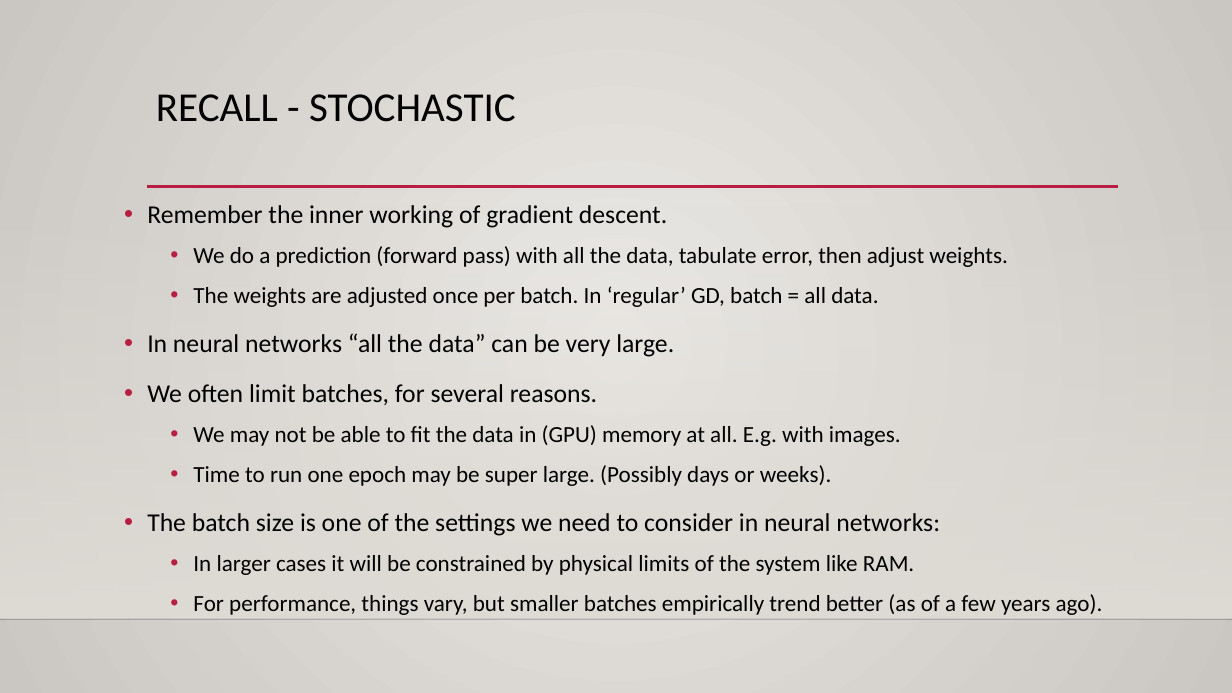
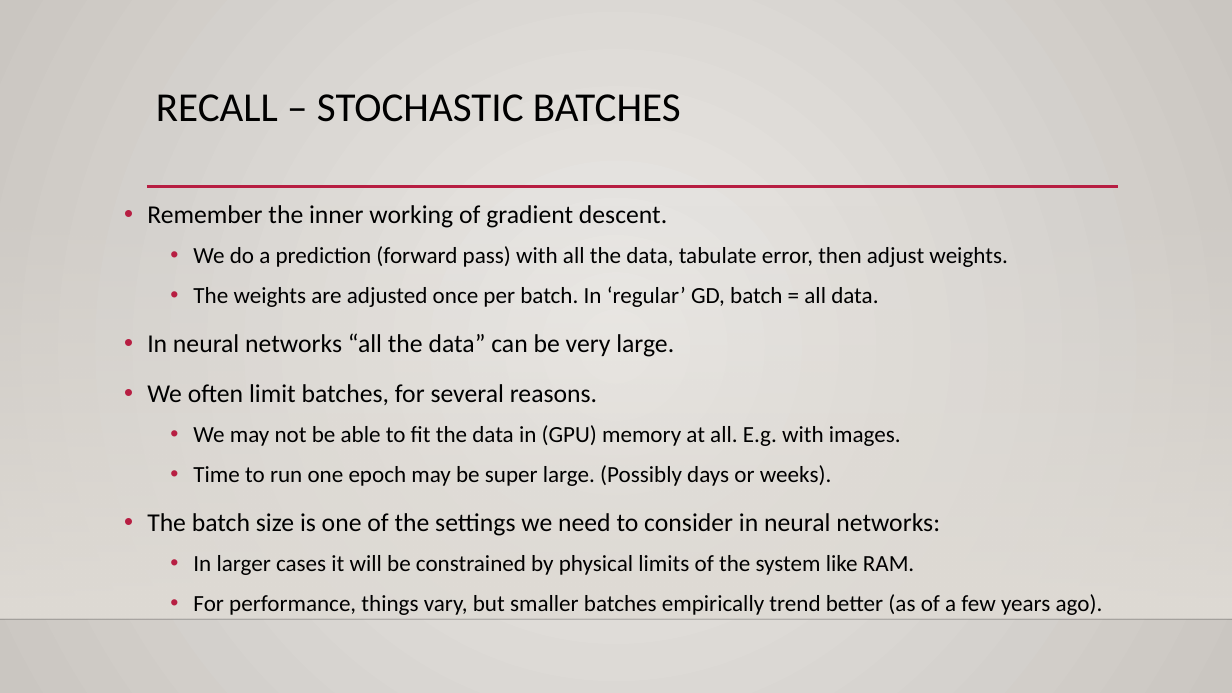
Before and after one commit to AkeemSemperDataScience/Intro_to_Machine_Learning_Students, a slide deck: slide 30 of reference_content/Slides/keras_intro.pptx (slide 25 before the commit). Drawn at 1232x693 pixels with LibreOffice and Linux fonts; fonts in the diff are those of the drawing; background and template pictures are left out. Boxes give left, top, right and bottom in pixels: in the first picture for what was removed or moved away, otherwise in the second. Text is boxed around its words. In the diff, an @@ line names an element or a change of style, - is before the commit and + after.

```diff
--- a/reference_content/Slides/keras_intro.pptx
+++ b/reference_content/Slides/keras_intro.pptx
@@ title at (156, 94, 681, 122): text changed @@
-RECALL - STOCHASTIC
+RECALL – STOCHASTIC BATCHES
```
Also in this commit, not shown: 6 other slides changed, 7 slides added, 4 other files.
